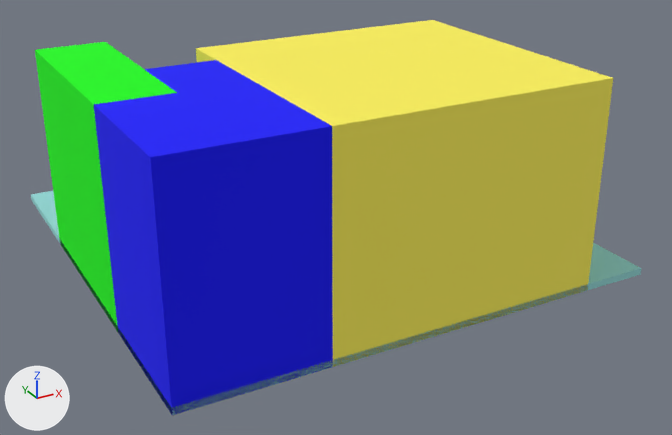
The glTF model expandToArea.glb as it was, and as the next commit left it.
Rendered twice from a 50 mm lens placed at (-1.52, -7.3, 6.08), pointed at (4.65, 3.91, 0.48). Lighting does not change. The marker at lower left points along +X, +Y and +Z. Where no turn or scale is listed for an object, it has been applied to the vertices.

The first picture shows '27_mesh', '30_mesh', '33_mesh', '36_mesh'.
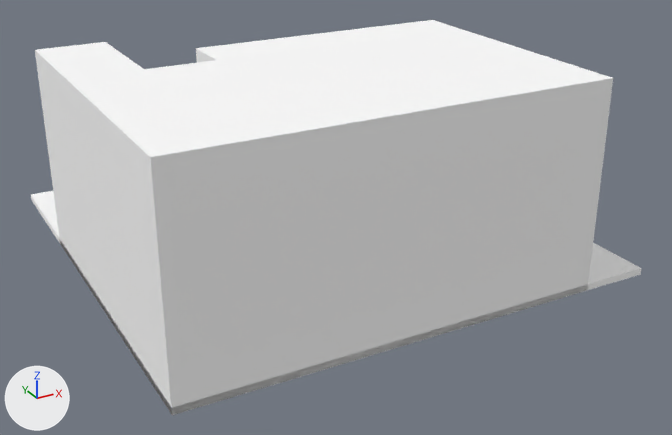
Boxes (x1, y1, x2, y2) around the edits, measured in the pictures (672 x 435 px):
'33_mesh', recoloured (yellow to white)
    both: (196, 20, 613, 367)
'27_mesh', recoloured (blue to white)
    both: (94, 60, 333, 415)
'36_mesh', recoloured (green to white)
    both: (35, 42, 177, 331)
'30_mesh', recoloured (cyan to white)
    both: (31, 191, 641, 414)

What the commit changed:
Material 'default' (mat_default) is new.
Its base color is (1.0, 1.0, 1.0) (white #ffffff).
Its roughness is 1.0.
me_27_mesh has 12 vertices, 20 faces and spans x 1.0..3.0, y 1.0..4.24, z 0.0..3.0.
me_27_mesh no longer uses material mat_blue (blue #0000ff).
me_27_mesh now uses material mat_default (white #ffffff).
me_30_mesh has 8 vertices, 12 faces and spans x 1.0..8.0, y 1.0..8.0, z 0.0..0.1.
me_30_mesh no longer uses material mat_aqua (cyan #95dada).
me_30_mesh now uses material mat_default (white #ffffff).
me_33_mesh has 8 vertices, 12 faces and spans x 3.0..7.0, y 1.0..5.0, z 0.0..3.0.
me_33_mesh no longer uses material mat_yellow (yellow #fff359).
me_33_mesh now uses material mat_default (white #ffffff).
me_36_mesh has 8 vertices, 12 faces and spans x 1.0..2.0, y 3.0..6.0, z 0.0..3.0.
me_36_mesh no longer uses material mat_green (green #00ff00).
me_36_mesh now uses material mat_default (white #ffffff).
